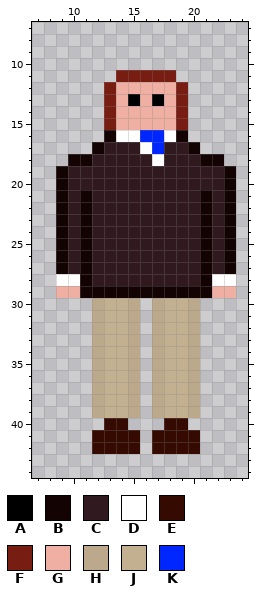
Two states of a pixel-art sprite, sprites/congresssan/South/frame3.png. The picture above is the old version.
The file is 32x48 pixels. Shown: x 7..24, y 7..44.
Palette (. is transparent): A #000000  B #130303  C #30191f  D #ffffff  E #350b01  F #781d12  G #f0afa3  H #bca98b  J #c3b091  K #0026ff
Pixels before, first column x 9:
11 .....FFFFF.....
12 ....FGGGGGF....
13 ....FGAGAGF....
14 ....FGGGGGF....
15 ....FGGGGGF....
16 ....BDDKKDB....
17 ...BCCCDKCCB...
18 .BBCCCCCDCCCBB.
19 BCCCCCCCCCCCCCB
20 BCCCCCCCCCCCCCB
21 BCBCCCCCCCCCBCB
22 BCBCCCCCCCCCBCB
23 BCBCCCCCCCCCBCB
24 BCBCCCCCCCCCBCB
25 BCBCCCCCCCCCBCB
26 BCBCCCCCCCCCBCB
27 BCBCCCCCCCCCBCB
28 DDBCCCCCCCCCBDD
29 GGBBBBBBBBBBBGG
30 ...HJJH.HJJH...
31 ...HJJH.HJJH...
32 ...HJJH.HJJH...
33 ...HJJH.HJJH...
34 ...HJJH.HJJH...
35 ...HJJH.HJJH...
36 ...HJJH.HJJH...
37 ...HJJH.HJJH...
38 ...HJJH.HJJH...
39 ...HJJH.HJJH...
40 ....EE...EE....
41 ...EEEE.EEEE...
42 ...EEEE.EEEE...
Now the later version:
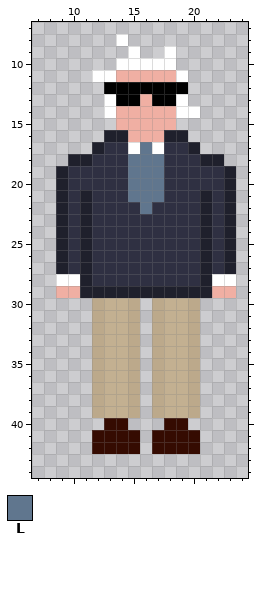
Colours new in this view: L #60768e
Change:
colour B: #130303 -> #1f202c
colour C: #30191f -> #2f3042
Changed rows in their new state; - is a pixel that keeps its letter.
first column x 12:
 8 --D------
 9 ---D--D--
10 --DDDDD--
11 DDGGGGGD-
12 -AAAAAAA-
13 -DA---AD-
14 -D-----DD
15 -.-----.-
16 --BGGGB--
17 ---DLD---
18 ---LLL---
19 ---LLL---
20 ---LLL---
21 ---LLL---
22 ----L----
